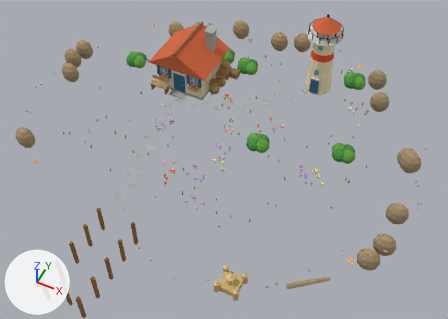
A saved change to the glTF model demo/resources/models/village.glb.
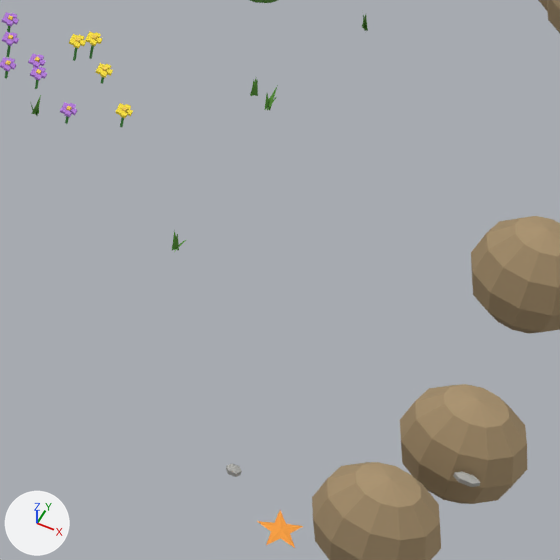
Old and new are each drawn whole from a camera (50 mm lens) standing at (10.52, -20.9, 24.33) and looking at (1.46, -2.78, 1.68) and again close up on the part from 67% to 90% of the width and 51% to 83% of the height. The lights are fixed; the arrows at lower left show +X, +Y and +Z. The first two pictures are the older version. Vertices at exactly the same position are counted once.

Objects in the first close-up: 'village'.
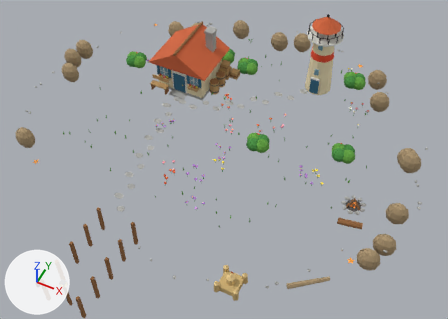
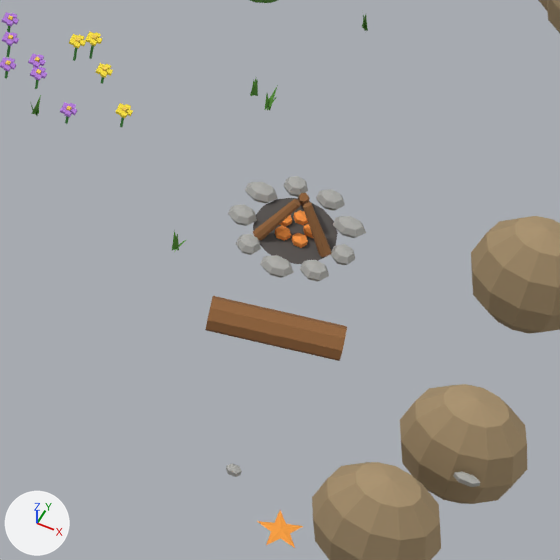
Diff of the bpy script that builds the scene:
```diff
--- a/demo/resources/models/village.glb.py
+++ b/demo/resources/models/village.glb.py
@@ me_village @@
-me_village.from_pydata(...)  # 10784 vertices, 16949 faces; spans x -11.2..10.8, y -12.5..9.3, z -0.7..7.3
+me_village.from_pydata(...)  # 11137 vertices, 17565 faces; spans x -11.2..10.8, y -12.5..9.3, z -0.7..7.3
+# me_village part 1: a new loose piece, a UV sphere (7 segments, 4 rings, poles along z) spanning x 8.35..8.56, y -2.59..-2.39, z 1.32..1.48, in mat_galet (grey #adadaa)
+# me_village part 2: a new loose piece, a UV sphere (7 segments, 4 rings, poles along z) spanning x 8.17..8.42, y -2.86..-2.66, z 1.32..1.48, in mat_galet (grey #adadaa)
+# me_village part 3: a new loose piece, a UV sphere (7 segments, 4 rings, poles along z) spanning x 7.85..8.14, y -2.96..-2.76, z 1.32..1.48, in mat_galet (grey #adadaa)
+# me_village part 4: a new loose piece, a UV sphere (7 segments, 4 rings, poles along z) spanning x 7.6..7.81, y -2.84..-2.65, z 1.32..1.48, in mat_galet (grey #adadaa)
+# me_village part 5: a new loose piece, a UV sphere (7 segments, 4 rings, poles along z) spanning x 7.43..7.68, y -2.57..-2.37, z 1.32..1.48, in mat_galet (grey #adadaa)
+# me_village part 6: a new loose piece, a UV sphere (7 segments, 4 rings, poles along z) spanning x 7.47..7.76, y -2.26..-2.06, z 1.32..1.48, in mat_galet (grey #adadaa)
+# me_village part 7: a new loose piece, a UV sphere (7 segments, 4 rings, poles along z) spanning x 7.75..7.96, y -2.06..-1.87, z 1.32..1.48, in mat_galet (grey #adadaa)
+# me_village part 8: a new loose piece, a UV sphere (7 segments, 4 rings, poles along z) spanning x 8.05..8.3, y -2.07..-1.87, z 1.32..1.48, in mat_galet (grey #adadaa)
+# me_village part 9: a new loose piece, a UV sphere (7 segments, 4 rings, poles along z) spanning x 8.27..8.55, y -2.28..-2.08, z 1.32..1.48, in mat_galet (grey #adadaa)
+# me_village part 10: a new loose piece, a UV sphere (6 segments, 3 rings, poles along z) spanning x 8.0..8.14, y -2.56..-2.46, z 1.35..1.45, in mat_braise (orange #ff9945)
+# me_village part 11: a new loose piece, a UV sphere (6 segments, 3 rings, poles along z) spanning x 7.85..7.99, y -2.55..-2.45, z 1.35..1.45, in mat_braise (orange #ff9945)
+# me_village part 12: a new loose piece, a UV sphere (6 segments, 3 rings, poles along z) spanning x 7.81..7.95, y -2.41..-2.3, z 1.35..1.45, in mat_braise (orange #ff9945)
+# me_village part 13: a new loose piece, a UV sphere (6 segments, 3 rings, poles along z) spanning x 7.94..8.08, y -2.32..-2.22, z 1.35..1.45, in mat_braise (orange #ff9945)
+# me_village part 14: a new loose piece, a UV sphere (6 segments, 3 rings, poles along z) spanning x 8.06..8.2, y -2.42..-2.31, z 1.35..1.45, in mat_braise (orange #ff9945)
+# me_village part 15: a new loose piece of 18 vertices spanning x 7.6..8.8, y -3.8..-3.3, z 1.3..1.6, in mat_bois (brown #93653c)
+# me_village part 16: a new loose piece of 16 vertices spanning x 7.6..8.4, y -2.8..-2.0, z 1.4, in mat_cendre (dark grey #595552)
+# me_village part 17: a new loose piece of 14 vertices spanning x 8.0..8.4, y -2.6..-2.4, z 1.3..1.8, in mat_bois (brown #93653c)
+# me_village part 18: a new loose piece of 14 vertices spanning x 7.7..8.0, y -2.7..-2.4, z 1.3..1.8, in mat_bois (brown #93653c)
+# me_village part 19: a new loose piece of 14 vertices spanning x 7.9..8.0, y -2.4..-2.0, z 1.3..1.8, in mat_bois (brown #93653c)
+# other edits to the shape of me_village do not show in these pictures
 me_village.materials.append(mat_roche)
@@ me_village @@
 me_village.materials.append(mat_sable)
+me_village.materials.append(mat_galet)  # grey #adadaa
+me_village.materials.append(mat_fleur_rose)  # pink #f395b3
+me_village.materials.append(mat_fleur_coeur)  # yellow #f3ce59
+me_village.materials.append(mat_fleur_blanche)  # white #e5e5dd
+me_village.materials.append(mat_fleur_corail)  # red #eb4d2c
+me_village.materials.append(mat_fleur_jaune)  # yellow #f9e13f
+me_village.materials.append(mat_buisson_fonce)  # green #61a23f
+me_village.materials.append(mat_baie)  # red #eb4d2c
+me_village.materials.append(mat_cendre)  # dark grey #595552
+me_village.materials.append(mat_braise)  # orange #ff9945
```

What differs and where, as boxes (x1, y1, x2, y2) in the close-ups (560 x 560 px):
part 1 of me_village, added
    after: (331, 244, 355, 265)
part 2 of me_village, added
    after: (300, 260, 329, 281)
part 3 of me_village, added
    after: (260, 255, 294, 278)
part 4 of me_village, added
    after: (236, 234, 261, 255)
part 5 of me_village, added
    after: (228, 204, 257, 226)
part 6 of me_village, added
    after: (245, 182, 278, 204)
part 7 of me_village, added
    after: (284, 176, 308, 197)
part 8 of me_village, added
    after: (316, 189, 345, 211)
part 9 of me_village, added
    after: (333, 216, 366, 238)
part 10 of me_village, added
    after: (291, 233, 308, 248)
part 11 of me_village, added
    after: (275, 226, 291, 241)
part 12 of me_village, added
    after: (279, 215, 292, 227)
part 13 of me_village, added
    after: (293, 210, 308, 225)
part 14 of me_village, added
    after: (303, 224, 313, 238)
part 15 of me_village, added (brown)
    after: (205, 296, 347, 361)
part 16 of me_village, added
    after: (253, 198, 338, 264)
part 17 of me_village, added (brown)
    after: (303, 203, 331, 257)
part 18 of me_village, added (brown)
    after: (253, 199, 300, 240)
part 19 of me_village, added
    after: (297, 193, 310, 206)
